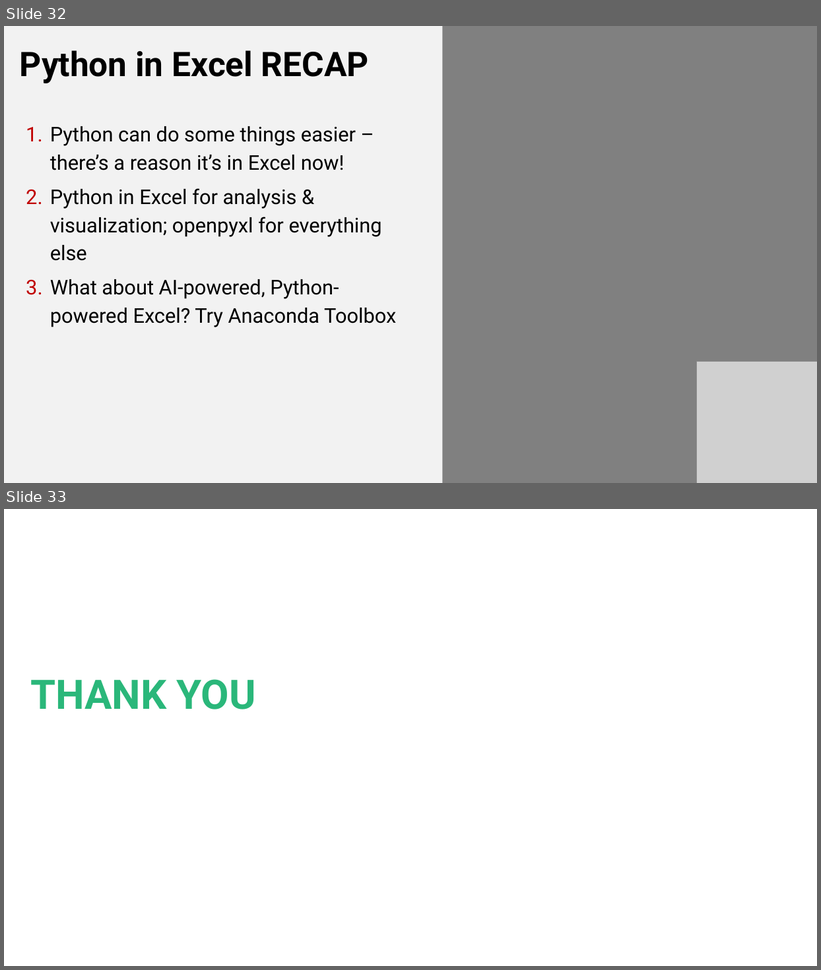
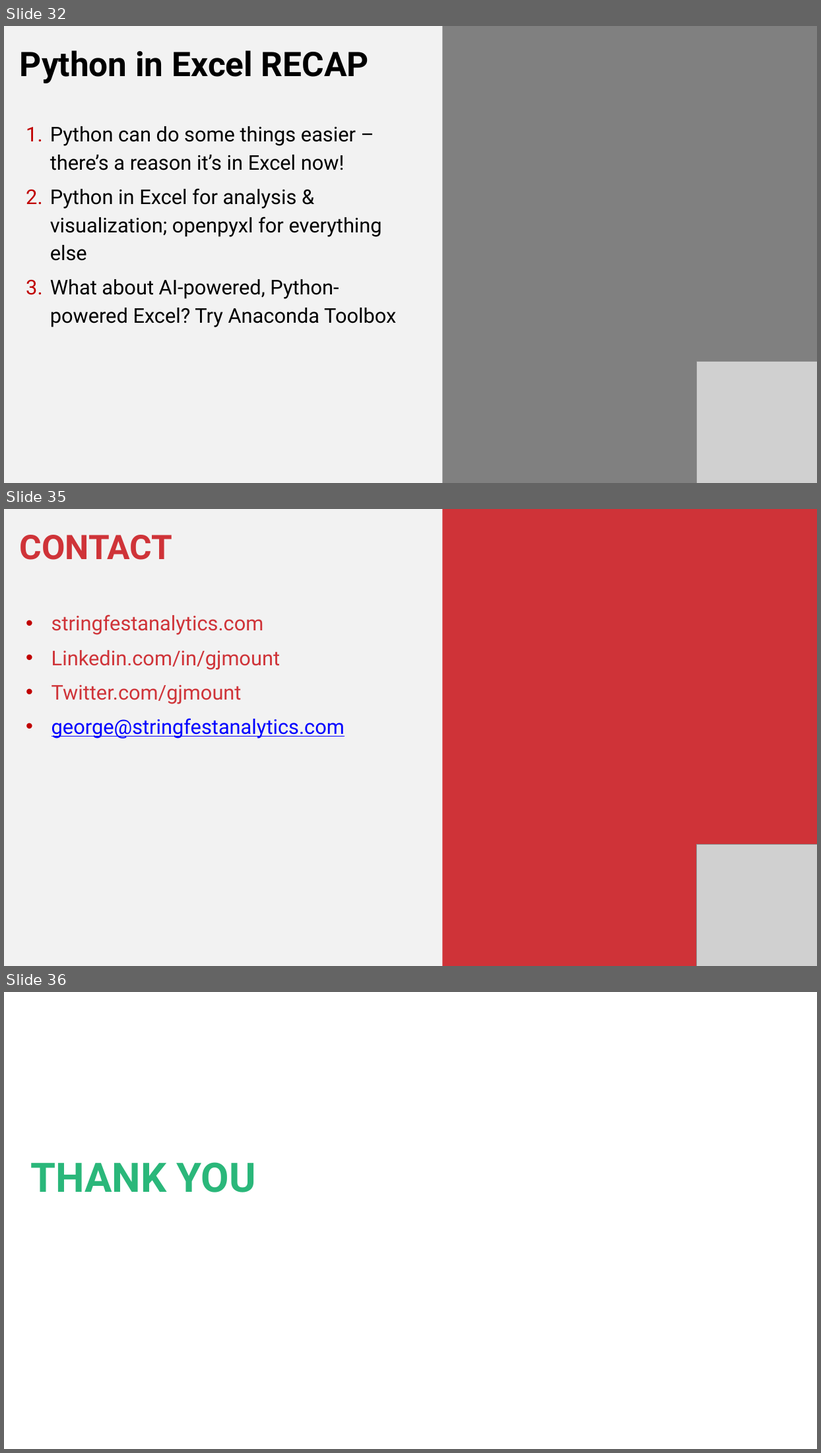
Before and after one commit to stringfestdata/xlgs-2024-analytics-2_0, a slide deck: xlgs-analytics-2_0-slides.pptx. Shown one above the other, each under a label of ours: slides 32 and 33 before the commit, slides 32, 35 and 36 after it; the slides between them are not shown. The pictures are 821x970 and 821x1453 pixels, drawn with LibreOffice and Linux fonts; fonts in the diff are those of the drawing; grey boxes stand for pictures; background and template pictures are left out. Boxes give left, top, right and bottom in pixels: in the first picture for what was removed or moved away, otherwise in the second. Text is boxed around its words. In the diff, an @@ line names an element or a change of style, - is before the commit and + after.

```diff
--- a/xlgs-analytics-2_0-slides.pptx
+++ b/xlgs-analytics-2_0-slides.pptx
@@ slide 35 added at [4, 509, 817, 966], background #F2F2F2 @@
@@ rectangle added at [442, 509, 817, 966], fill #CF3338 @@
@@ text added at [20, 535, 345, 739], 36 pt, text #CF3338 @@
+CONTACT
+• stringfestanalytics.com
+• Linkedin.com/in/gjmount
+• Twitter.com/gjmount
+• george@stringfestanalytics.com
@@ picture added at [697, 844, 817, 966] @@
@@ what was slide 33 is now slide 36 @@
```
Also in this commit, not shown: 4 other slides added, 2 slides removed.
